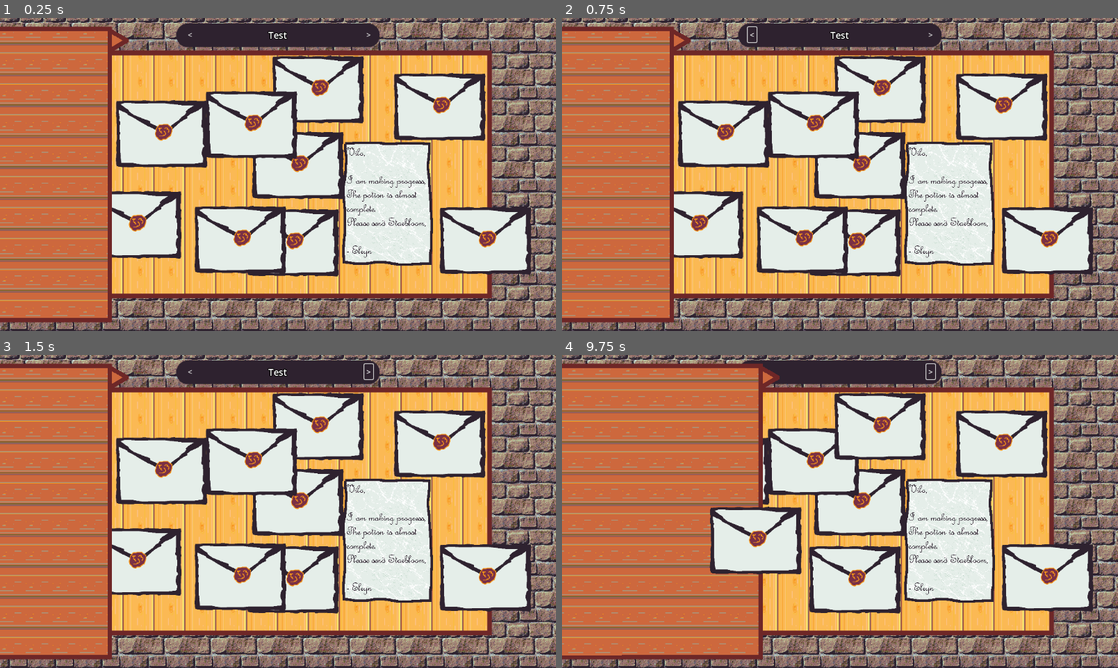
Above: before the commit, frames 1-4 (two rows, left to right).
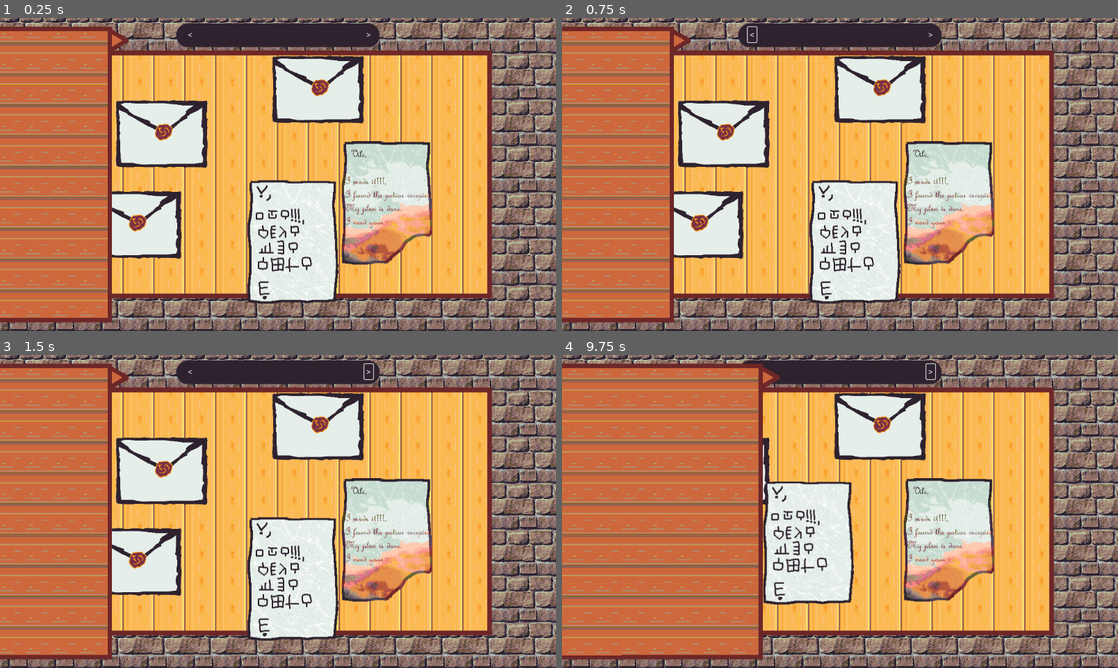
Above: after the commit, the same moments.

Repository: diegofdz333/the-alchemist
Game: Godot game, scene res://scenes/Main.tscn
Same seed, same stepped clock (60 frames per second), same inputs: the game is played once before the commit and once after it.
Inputs (mouse positions are in pixels of both pictures, inside the frame that each line leads up to):
- Up to frame 1 (0.25 s): no input
- Up to frame 2 (0.75 s): click "<" at 0.5 s
- Up to frame 3 (1.5 s): click ">" at 1.25 s
- Up to frame 4 (9.75 s): click (684, 376) at 2 s; click (773, 376) at 2.75 s; click "<" at 3.5 s; click ">" at 4.25 s; click (684, 376) at 5 s; click "<" at 5.75 s; click ">" at 6.5 s; tap Enter at 7.25, 8.75 s; move the mouse to (962, 495) at 7.27 s; click (962, 495) at 7.42 s; tap Space at 8, 9.5 s; drag from (728, 527) to (812, 574) at 8.02 s; move the mouse to (895, 442) at 8.77 s; click (895, 442) at 8.92 s; drag from (812, 574) to (673, 464) at 9.52 s

The runs differ from the first frame. In frame 1, 22% of the frame differs, in the area x 35-96%, y 4-92%; in frame 2, 22%; in frame 3, 22%; in frame 4, 23%, in the area x 26-96%, y 17-83%.

Commit message:
Custom font support and two letters

Diff:
--- /dev/null
+++ b/resources/secret_label_settings.tres
@@ -0,0 +1,7 @@
+[gd_resource type="LabelSettings" load_steps=2 format=3 uid="uid://dvbui4870kuc"]
+
+[ext_resource type="FontFile" uid="uid://d17wf0sm10b6j" path="res://assets/fonts/secret.ttf" id="1_ylak0"]
+
+[resource]
+font = ExtResource("1_ylak0")
+font_size = 22
--- a/scenes/Main.tscn
+++ b/scenes/Main.tscn
@@ -1,17 +1,19 @@
-[gd_scene load_steps=11 format=3 uid="uid://c6c12xvctpfc2"]
+[gd_scene load_steps=13 format=3 uid="uid://c6c12xvctpfc2"]
 
 [ext_resource type="Script" path="res://scripts/main.gd" id="1_478tm"]
 [ext_resource type="Script" path="res://scripts/documents_handler.gd" id="1_bl5sq"]
 [ext_resource type="PackedScene" uid="uid://dml2o4mtpde67" path="res://scenes/Document.tscn" id="2_2uoe8"]
 [ext_resource type="Texture2D" uid="uid://ca4vyoeydh6ex" path="res://assets/table.png" id="3_f8pjf"]
-[ext_resource type="Texture2D" uid="uid://ddpk08d1nysw7" path="res://assets/documents/doc1.png" id="3_y3cmu"]
+[ext_resource type="Texture2D" uid="uid://ckp7n13l86t17" path="res://assets/documents/unburntLetter.png" id="4_d8ovf"]
 [ext_resource type="Texture2D" uid="uid://bggqqjhi6lura" path="res://assets/bricks.png" id="4_gd8ix"]
+[ext_resource type="Texture2D" uid="uid://cjms1wtsnkkq0" path="res://assets/documents/burntLetter.png" id="5_4eq1o"]
 [ext_resource type="PackedScene" uid="uid://b5fis15vkrthn" path="res://scenes/DocumentMenu.tscn" id="6_lgqyx"]
 [ext_resource type="Script" path="res://scripts/text_popup.gd" id="8_axhao"]
 [ext_resource type="Texture2D" uid="uid://cdajpqcljhsrr" path="res://assets/textBar.png" id="8_fxjid"]
+[ext_resource type="LabelSettings" uid="uid://dvbui4870kuc" path="res://resources/secret_label_settings.tres" id="10_3cly0"]
 
 [sub_resource type="LabelSettings" id="LabelSettings_na3qj"]
-font_size = 19
+font_size = 22
 outline_size = 6
 outline_color = Color(0, 0, 0, 1)
 
@@ -23,24 +25,6 @@
 [node name="Documents" type="Node" parent="."]
 script = ExtResource("1_bl5sq")
 
-[node name="Dummy-letter10" parent="Documents" instance=ExtResource("2_2uoe8")]
-position = Vector2(-55, -103)
-
-[node name="Dummy-letter9" parent="Documents" instance=ExtResource("2_2uoe8")]
-position = Vector2(-78, 135)
-
-[node name="Dummy-letter8" parent="Documents" instance=ExtResource("2_2uoe8")]
-position = Vector2(430, 137)
-
-[node name="Dummy-letter7" parent="Documents" instance=ExtResource("2_2uoe8")]
-position = Vector2(335, -140)
-
-[node name="Dummy-letter6" parent="Documents" instance=ExtResource("2_2uoe8")]
-position = Vector2(41, -19)
-
-[node name="Dummy-letter5" parent="Documents" instance=ExtResource("2_2uoe8")]
-position = Vector2(31, 141)
-
 [node name="Dummy-letter4" parent="Documents" instance=ExtResource("2_2uoe8")]
 position = Vector2(83, -176)
 
@@ -51,10 +35,22 @@
 position = Vector2(-419, -220)
 offset = Vector2(275.196, 694.285)
 
-[node name="Dummy-letter" parent="Documents" instance=ExtResource("2_2uoe8")]
+[node name="Unburnt Letter" parent="Documents" instance=ExtResource("2_2uoe8")]
+position = Vector2(31, 141)
+scale = Vector2(1, 1)
+texture = ExtResource("4_d8ovf")
+text = "V
+DFA
+GIHA
+CJA
+BdKA
+E"
+isEnglish = false
+
+[node name="Burnt Letter" parent="Documents" instance=ExtResource("2_2uoe8")]
 position = Vector2(226, 60)
 scale = Vector2(1, 1)
-texture = ExtResource("3_y3cmu")
+texture = ExtResource("5_4eq1o")
 text = "Vilo,
 I am making progress
 The potion is almost
@@ -78,7 +74,7 @@
 position = Vector2(0, -288)
 texture = ExtResource("8_fxjid")
 
-[node name="Label" type="Label" parent="TestBar"]
+[node name="EnglishLabel" type="Label" parent="TestBar"]
 z_index = 5
 anchors_preset = 8
 anchor_left = 0.5
@@ -91,31 +87,51 @@
 offset_bottom = 2.5
 grow_horizontal = 2
 grow_vertical = 2
-text = "Test"
 label_settings = SubResource("LabelSettings_na3qj")
 horizontal_alignment = 1
 vertical_alignment = 1
 script = ExtResource("8_axhao")
+isEnglishLabel = true
 
-[node name="LeftText" type="Button" parent="TestBar/Label"]
-layout_mode = 0
-offset_top = 10.0
-offset_right = 18.0
-offset_bottom = 41.0
+[node name="SecretLabel" type="Label" parent="TestBar"]
+z_index = 5
+anchors_preset = 8
+anchor_left = 0.5
+anchor_top = 0.5
+anchor_right = 0.5
+anchor_bottom = 0.5
+offset_left = -401.5
+offset_top = -51.5
+offset_right = -19.5
+offset_bottom = 2.5
+grow_horizontal = 2
+grow_vertical = 2
+label_settings = ExtResource("10_3cly0")
+horizontal_alignment = 1
+vertical_alignment = 1
+script = ExtResource("8_axhao")
+
+[node name="LeftText" type="Button" parent="TestBar"]
+offset_left = -191.0
+offset_top = -17.0
+offset_right = -173.0
+offset_bottom = 14.0
 text = "<"
 flat = true
 
-[node name="RightText" type="Button" parent="TestBar/Label"]
-layout_mode = 0
-offset_left = 370.0
-offset_top = 10.0
-offset_right = 388.0
-offset_bottom = 41.0
+[node name="RightText" type="Button" parent="TestBar"]
+offset_left = 179.0
+offset_top = -17.0
+offset_right = 197.0
+offset_bottom = 14.0
 text = ">"
 flat = true
 
 [connection signal="dropped" from="Documents" to="DocumentMenu" method="_on_documents_dropped"]
-[connection signal="selected_document_changed" from="Documents" to="TestBar/Label" method="_on_documents_selected_document_changed"]
+[connection signal="selected_document_changed" from="Documents" to="TestBar/EnglishLabel" method="_on_documents_selected_document_changed"]
+[connection signal="selected_document_changed" from="Documents" to="TestBar/SecretLabel" method="_on_documents_selected_document_changed"]
 [connection signal="expand_button_pressed" from="DocumentMenu" to="." method="_on_document_menu_expand_button_pressed"]
-[connection signal="button_down" from="TestBar/Label/LeftText" to="TestBar/Label" method="_on_left_text_button_down"]
-[connection signal="button_down" from="TestBar/Label/RightText" to="TestBar/Label" method="_on_right_text_button_down"]
+[connection signal="button_down" from="TestBar/LeftText" to="TestBar/EnglishLabel" method="_on_left_text_button_down"]
+[connection signal="button_down" from="TestBar/LeftText" to="TestBar/SecretLabel" method="_on_left_text_button_down"]
+[connection signal="button_down" from="TestBar/RightText" to="TestBar/EnglishLabel" method="_on_right_text_button_down"]
+[connection signal="button_down" from="TestBar/RightText" to="TestBar/SecretLabel" method="_on_right_text_button_down"]
--- a/scripts/document.gd
+++ b/scripts/document.gd
@@ -1,6 +1,7 @@
 extends Sprite2D
 
 @export_multiline var text: String;
+@export var isEnglish: bool = true;
 ## texture for the doc when it is inside the menu
 ## (can be any size, code will autoscale it to fit a grid cell)
 @export var small_texture: Texture;
--- a/scripts/text_popup.gd
+++ b/scripts/text_popup.gd
@@ -1,5 +1,6 @@
 extends Label
 
+@export var isEnglishLabel: bool;
 var max_line = 0;
 var current_line = 0;
 var doc_text = null;
@@ -13,9 +14,11 @@
 func _process(delta):
 	pass
 
+func languagesAgree(isEnglishLanguage):
+	return (isEnglishLabel && isEnglishLanguage) || (!isEnglishLabel && !isEnglishLanguage);
 
 func _on_documents_selected_document_changed(new_doc):
-	if new_doc != null:
+	if new_doc != null && languagesAgree(new_doc.isEnglish):
 		doc_text = new_doc.text;
 		current_line = 0;
 		max_line = doc_text.split("\n").size() - 1;
Binary file added: assets/documents/burntLetter.png
Not shown, added: assets/documents/burntLetter.png.import
Binary file removed: assets/documents/doc1.png
Binary file added: assets/documents/unburntLetter.png
Not shown, changed: assets/documents/unburntLetter.png.import
Binary file added: assets/fonts/secret.ttf
Not shown, added: assets/fonts/secret.ttf.import
